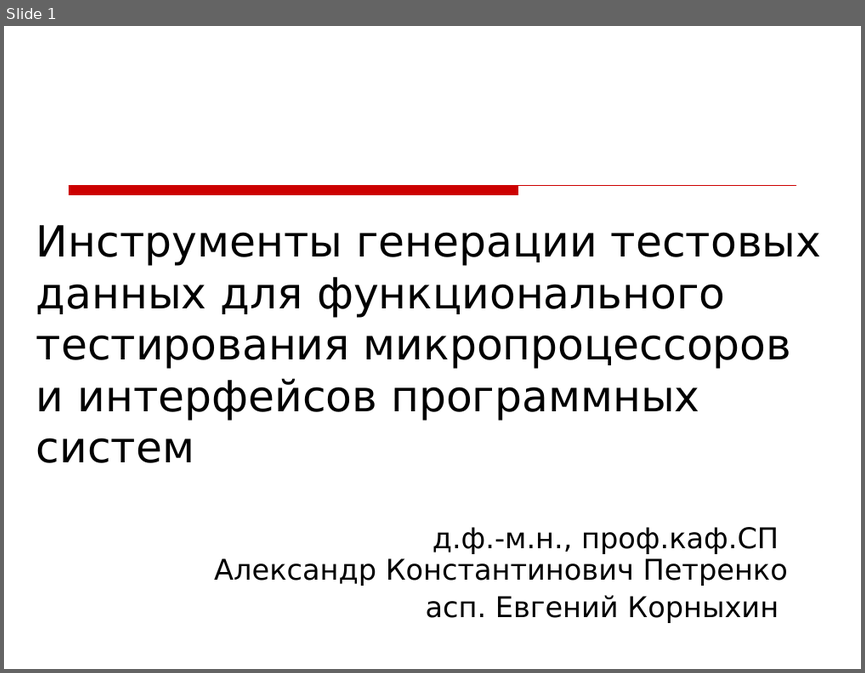
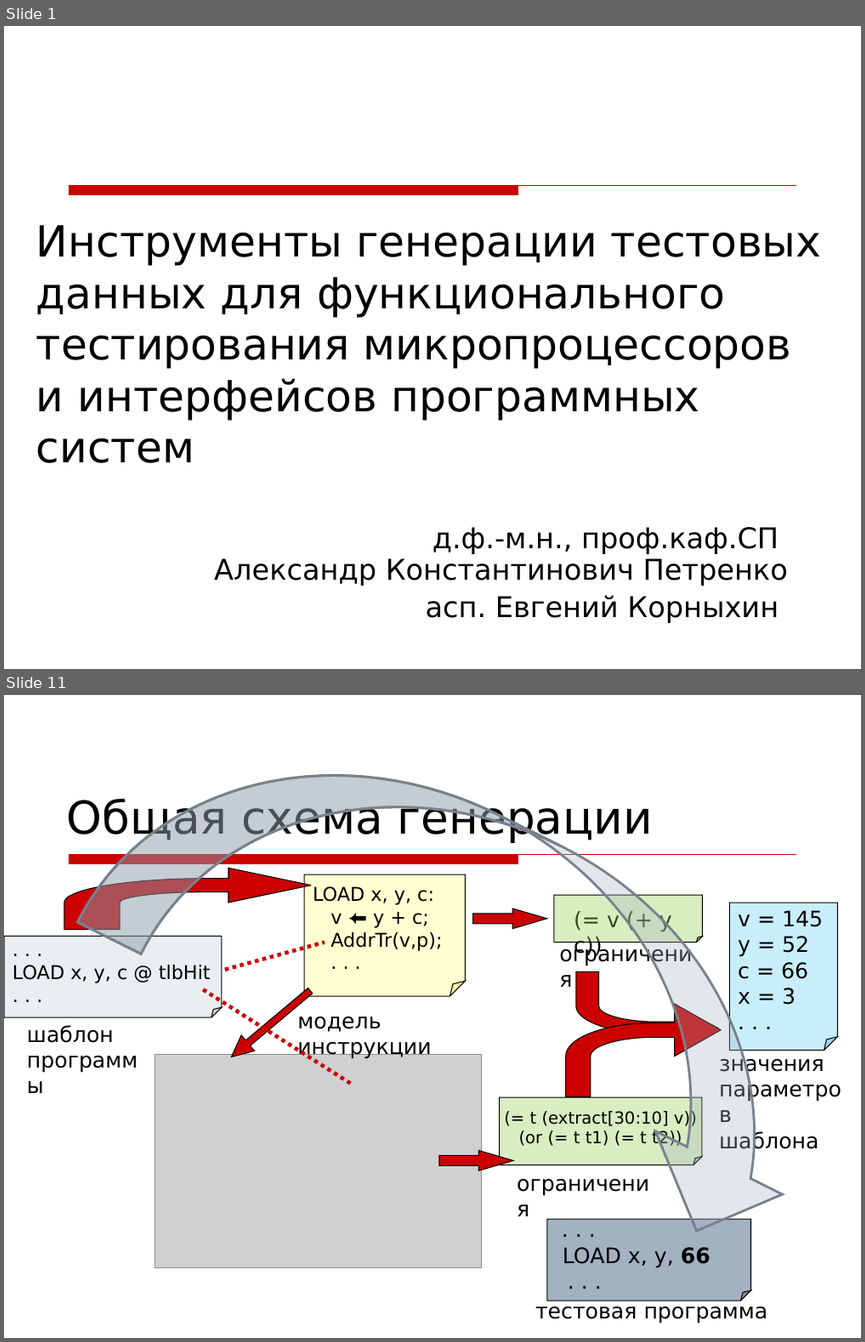
Before and after one commit to kornevgen/tesla-project, a slide deck: papers/unpublished/Tihonov09/tikh-slides.ppt. Shown one above the other, each under a label of ours: slide 1 before the commit, slides 1 and 11 after it; the slides between them are not shown. The pictures are 865x673 and 865x1342 pixels, drawn with LibreOffice and Linux fonts; fonts in the diff are those of the drawing; grey boxes stand for pictures; background and template pictures are left out. Boxes give left, top, right and bottom in pixels: in the first picture for what was removed or moved away, otherwise in the second. Text is boxed around its words. In the diff, an @@ line names an element or a change of style, - is before the commit and + after.

```diff
--- a/papers/unpublished/Tihonov09/tikh-slides.ppt
+++ b/papers/unpublished/Tihonov09/tikh-slides.ppt
@@ slide 11 added at (4,695,861,1338), background picture (left out); not listed: 1 template element that a slide beside it also shows @@
@@ freeform shape added at (77,695,861,1262), fill #A3B2C1 at 30% opacity, outline #77828D 2.01 pt @@
@@ title added at (66,797,653,843), 38 pt, text #000000 @@
+Общая схема генерации
@@ freeform shape added at (64,868,311,930), fill #CC0000, outline #000000 0.74 pt @@
@@ folded corner added at (304,875,465,997), fill #FFFF00 at 18% opacity, outline #000000 0.74 pt, 16 pt, text #000000 @@
+LOAD x, y, c:
+v ⬅ y + c;
+AddrTr(v,p);
+. . .
@@ folded corner added at (554,895,703,941), fill #92D050 at 35% opacity, outline #000000 0.74 pt @@
@@ right arrow added at (472,908,546,929), fill #CC0000, outline #000000 0.74 pt @@
@@ text added at (574,909,672,958), 18 pt, text #000000 @@
+(= v (+ y c))
@@ folded corner added at (730,902,838,1049), fill #00B0F0 at 21% opacity, outline #000000 0.74 pt, 18 pt, text #000000 @@
+v = 145
+y = 52
+с = 66
+х = 3
+. . .
@@ folded corner added at (4,936,222,1017), fill #A3B2C1 at 21% opacity, outline #000000 0.74 pt, 16 pt, text #000000 @@
+. . .
+LOAD x, y, c @ tlbHit
+. . .
@@ line added from (225, 970) to (324, 941), #CC0000 3.26 pt dashed @@
@@ text added at (551,936,708,970), 18 pt, text #000000 @@
+ограничения
@@ freeform shape added at (575,972,717,1049), fill #CC0000, outline #000000 0.74 pt @@
@@ line added from (203, 990) to (352, 1084), #CC0000 3.26 pt dashed @@
@@ down arrow added at (224,983,317,1065), fill #CC0000, outline #000000 0.74 pt @@
@@ text added at (27,1025,114,1043), 18 pt, text #000000 @@
+шаблон
+программы
@@ text added at (297,1016,431,1059), 18 pt, text #000000 @@
+модель инструкции
@@ freeform shape added at (565,1004,721,1097), fill #CC0000, outline #000000 0.74 pt @@
@@ picture added at (154,1054,481,1267) @@
@@ text added at (719,1053,824,1153), 18 pt, text #000000 @@
+значения
+параметров
+шаблона
@@ folded corner added at (500,1097,702,1164), fill #92D050 at 35% opacity, outline #000000 0.74 pt, 14 pt, text #000000 @@
+(= t (extract[30:10] v))
+(or (= t t1) (= t t2))
@@ right arrow added at (439,1150,513,1170), fill #CC0000, outline #000000 0.74 pt @@
@@ text added at (509,1164,665,1199), 18 pt, text #000000 @@
+ограничения
@@ folded corner added at (547,1219,751,1300), fill #A3B2C1, outline #000000 0.74 pt, 18 pt, text #000000 @@
+. . .
+LOAD x, y, 66
+. . .
@@ text added at (535,1300,768,1323), 18 pt, text #000000 @@
+тестовая программа
```
Also in this commit, not shown: 13 slides changed, 3 slides removed.
